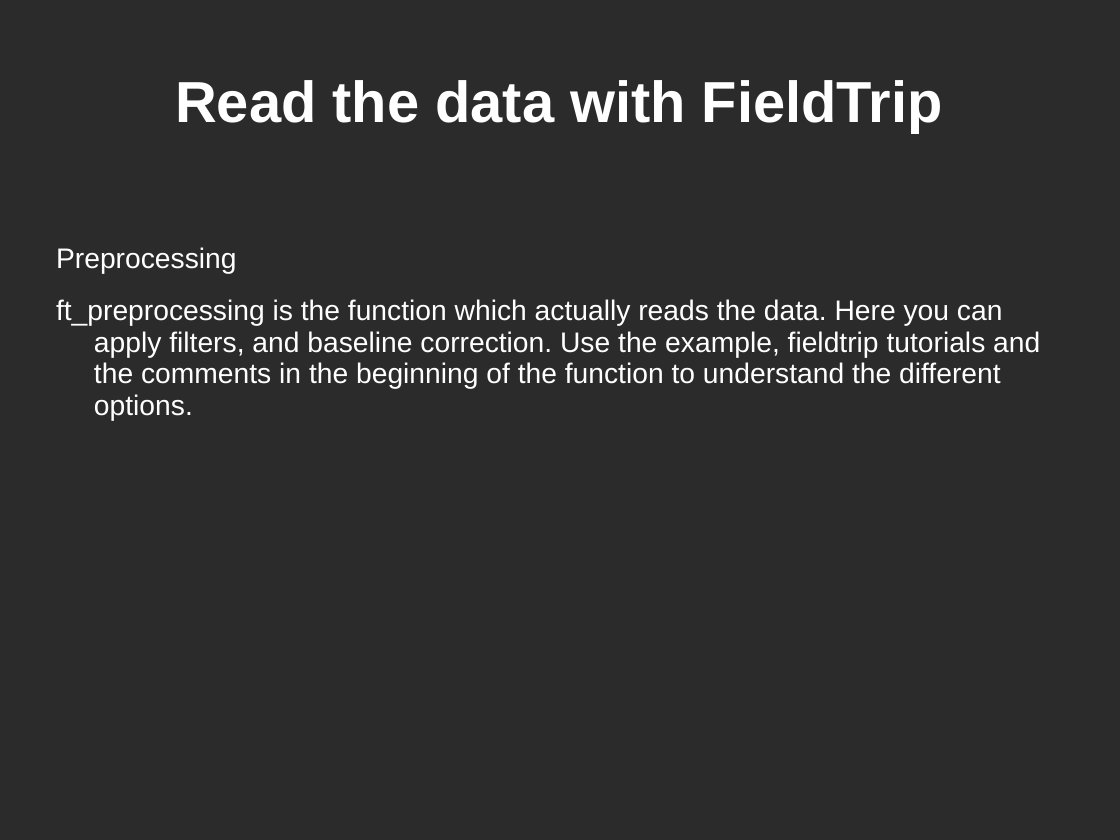
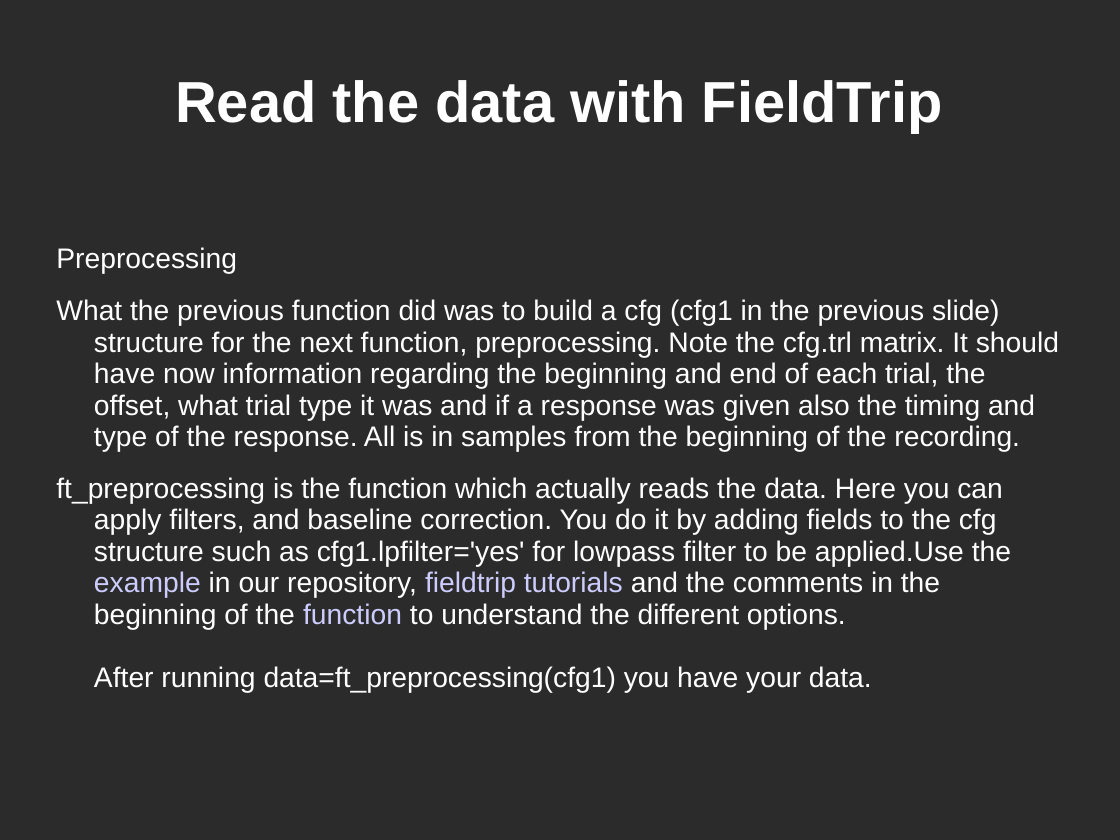
Before and after one commit to yuval-harpaz/work-drafts, a slide deck: slide 19 of docs/Tutorial4Begginers.ppt (slide 18 before the commit). Drawn at 1120x840 pixels with LibreOffice and Linux fonts; fonts in the diff are those of the drawing; background and template pictures are left out; a plain dark background stands for a picture behind light text. Boxes give left, top, right and bottom in pixels: in the first picture for what was removed or moved away, otherwise in the second. Text is boxed around its words. In the diff, an @@ line names an element or a change of style, - is before the commit and + after.

Commit message:
tutorial update

```diff
--- a/docs/Tutorial4Begginers.ppt
+++ b/docs/Tutorial4Begginers.ppt
@@ text at box(56, 299, 1059, 693): text changed @@
-ft_preprocessing is the function which actually reads the data. Here you can apply filters, and baseline correction. Use the example, fieldtrip tutorials and the comments in the beginning of the function to understand the different options.
+What the previous function did was to build a cfg (cfg1 in the previous slide) structure for the next function, preprocessing. Note the cfg.trl matrix. It should have now information regarding the beginning and end of each trial, the offset, what trial type it was and if a response was given also the timing and type of the response. All is in samples from the beginning of the recording.
+ft_preprocessing is the function which actually reads the data. Here you can apply filters, and baseline correction. You do it by adding fields to the cfg structure such as cfg1.lpfilter='yes' for lowpass filter to be applied.Use the example in our repository, fieldtrip tutorials and the comments in the beginning of the function to understand the different options.
+After running data=ft_preprocessing(cfg1) you have your data.
```
Also in this commit, not shown: 6 other slides changed, 9 slides added.
